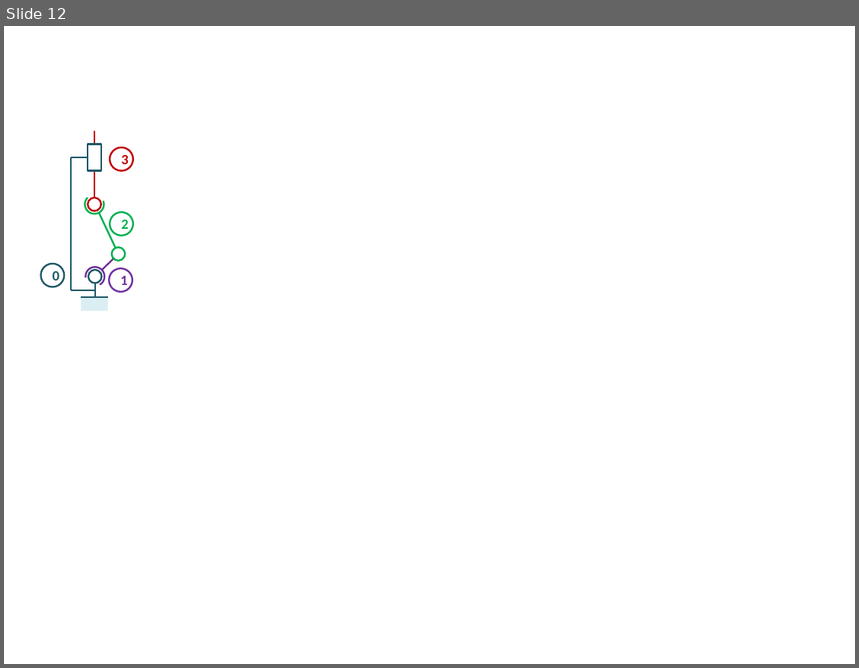
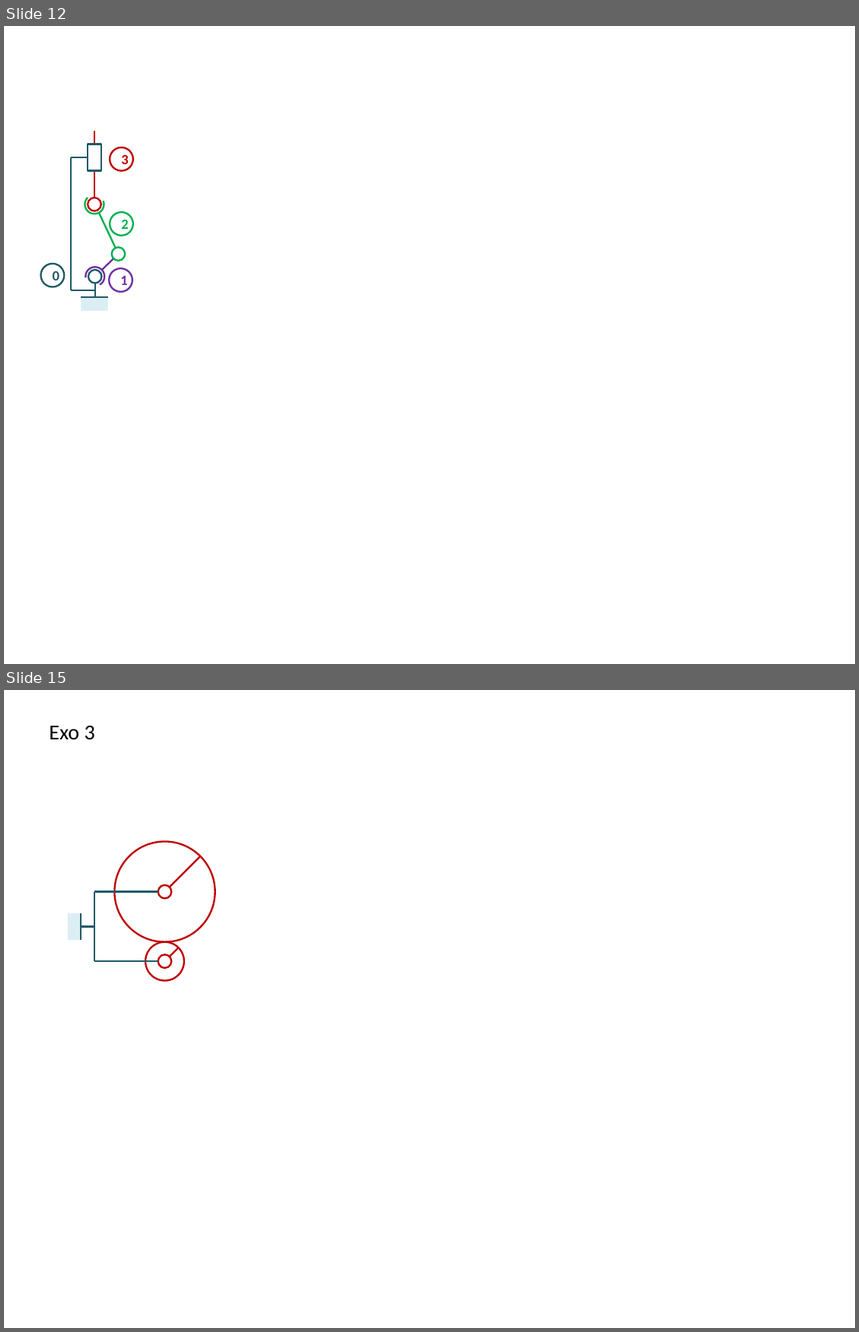
Before and after one commit to xpessoles/QCM_AMC_Questions, a slide deck: Banque_SI/03_hyperstatisme/images/QCM.pptx. Shown one above the other, each under a label of ours: slide 12 before the commit, slides 12 and 15 after it; the slides between them are not shown. The pictures are 859x668 and 859x1332 pixels, drawn with LibreOffice and Linux fonts; fonts in the diff are those of the drawing; grey boxes stand for pictures. Boxes give left, top, right and bottom in pixels: in the first picture for what was removed or moved away, otherwise in the second. Text is boxed around its words. In the diff, an @@ line names an element or a change of style, - is before the commit and + after.

```diff
--- a/Banque_SI/03_hyperstatisme/images/QCM.pptx
+++ b/Banque_SI/03_hyperstatisme/images/QCM.pptx
@@ slide 15 added at <box>4,690,855,1328</box>, background #FFFFFF @@
@@ text added at <box>49,726,95,740</box>, 18 pt, text #000000 @@
+Exo 3
@@ ellipse added at <box>115,841,215,942</box>, fill #FFFFFF, outline #C00000 1.5 pt @@
@@ line added from (201, 856) to (170, 888), #C00000 1.5 pt @@
@@ line added from (158, 891) to (94, 891), #215968 1.5 pt @@
@@ line added from (94, 961) to (94, 891), #215968 1.5 pt @@
@@ ellipse added at <box>158,885,172,898</box>, fill #FFFFFF, outline #C00000 1.5 pt @@
@@ rectangle added at <box>68,913,82,939</box>, fill #DBEEF4 @@
@@ line added from (82, 940) to (82, 913), #215968 1.5 pt @@
@@ line added from (94, 926) to (81, 926), #215968 1.5 pt @@
@@ line added from (158, 961) to (94, 961), #215968 1.5 pt @@
@@ ellipse added at <box>145,942,183,980</box>, fill #FFFFFF, outline #C00000 1.5 pt @@
@@ ellipse added at <box>158,954,172,968</box>, fill #FFFFFF, outline #C00000 1.5 pt @@
@@ line added from (179, 948) to (170, 957), #C00000 1.5 pt @@
```
Also in this commit, not shown: 10 other slides added, 12 other files.
